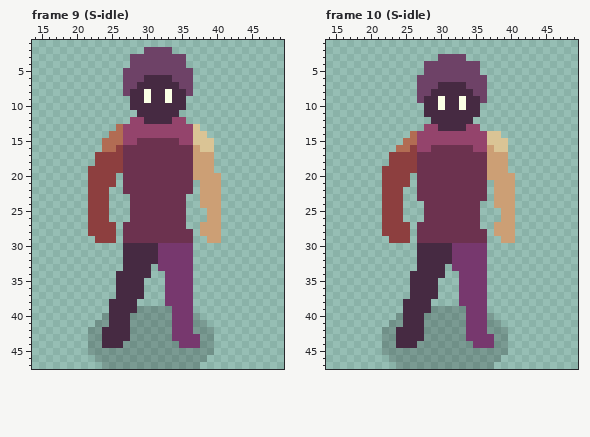
Pixel-art file, stored at Assets/Aseprite/Player.aseprite. The first picture shows the starting point.
64x48 pixels, 40 frames. Shown: frame 9 (S-idle): x 14..49, y 1..47; frame 10 (S-idle): x 14..49, y 1..47. The commit also changed other frames, which this record leaves out.
Once edited:
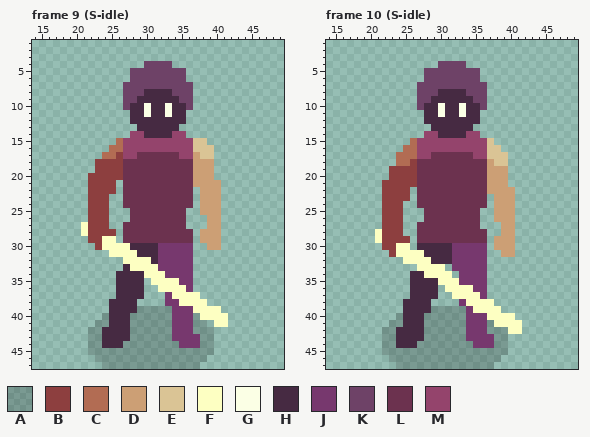
Palette (. is transparent): A #00000030  B #8d3f3f  C #b26c53  D #cc9f75  E #dac495  F #fdffc2  G #fbffe5  H #462a42  J #77386e  K #6e4267  L #6c324f  M #94446c
Change:
layer "sword" now shown
Changed rows in their new state; - is an unchanged pixel.
Frame 9 (S-idle):
first column x 21:
 2 ---------....--------
 3 -------........------
 4 -------..----..------
 5 ------.--------.-----
 6 ------.--KKKK--.-----
 7 --------KKKKKK-------
 8 -------KKH--HKK------
 9 ------KK-H--H-KK-----
10 ------K--G--G--K-----
11 -------H-G--G-H------
12 -------HH----HH------
13 -----...HHHHHH...----
14 ----...--HHHH--...---
15 ---..---MMMMMM----.--
16 ---.-CMMMMMMMMMME----
17 --.CC-MM------MM-EE--
19 -.-------------------
20 -----B-------------.-
21 ----------------D----
22 ----B----------------
23 ------L--------L-----
24 ------L--------L-----
25 -----------------D---
27 F---.------------.---
28 F--------------------
29 -B-FF------------D---
30 --BFFFF-----------DD-
31 ----FFFF-------------
32 ------FFFF-----------
33 -------FFFF----------
34 ---------FFF---------
35 ----------FFFF-------
36 -----------FFFF------
37 -------------FFFF----
38 --------------FFFF---
39 ----------------FFFF-
40 -----------------FFFF
41 -------------------FF
Frame 10 (S-idle):
first column x 21:
 3 ---------....--------
 4 -------..----..------
 6 ------.--------.-----
 7 ---------KKKK--------
 8 --------K----K-------
 9 -------K-H--H-K------
10 ------K--------K-----
11 ---------G--G--------
12 -------H------H------
13 -------.H----H.------
14 -----..--HHHH--...---
15 ----.------------..--
16 ---.-C--MMMMMM--E-.--
17 --.CCCMM------MMEEE--
18 --.CC------------EE--
19 -.-------------------
20 -.---B-------------.-
21 -----B----------D--.-
22 ----B-----------D----
23 ----B----------------
24 ------L--------L-----
25 -----------------D---
26 -----------------D---
27 ----.------------.---
28 F---.------------.---
29 FB---------------D---
30 -BBFF------------DDD-
31 --BFFFF-----------DD-
32 ----FFFF-------------
33 ------FFFF-----------
34 -------FFFF----------
35 ---------FFF---------
36 ----------FFFF-------
37 -----------FFFF------
38 -------------FFFF----
39 --------------FFFF---
40 ----------------FFFF-
41 -----------------FFFF
42 -------------------FF
Changed places in both pictures, as pixel boxes (x1, y1, x2, y2):
changed: (81, 47, 228, 327)
changed: (375, 54, 522, 334)
